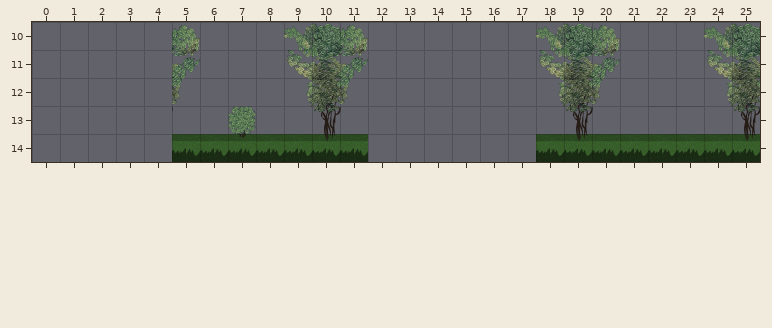
Two versions of a level (Tiled map, game/7.tmx). This is how it looked before the edit.
Cells are 128x128 px. Shown: x 0..25, y 10..14. The old version is drawn lined up with the new one.
The result:
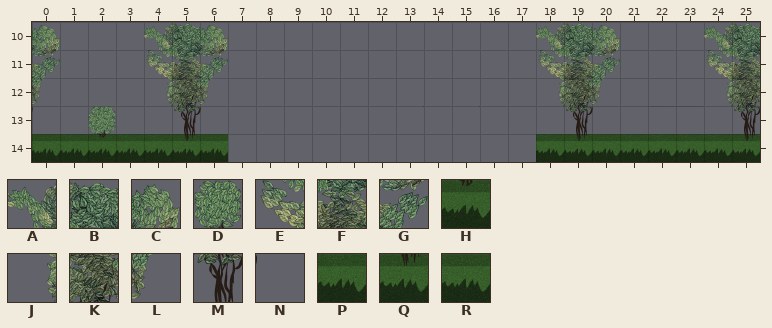
Key: from "default": A 1, B 2, C 3, D 7, E 10, F 11, G 12, H 16, J 19, K 20, L 21, M 29, N 30, P 37, Q 38, R 39.
_ is an empty cell.
The edit:
map size 21x8 -> 26x16 cells (old content now starts at 5,8; both pictures use the new coordinates)
Layer "Tile Layer 1":
There is now tile A in row 10 at x 4.
The edit turns tile C into tile B in row 10 at x 5.
There is now tile C in row 10 at x 0 and 6.
There is now tile D in row 13 at x 2.
There is now tile E in row 11 at x 4.
The edit turns tile G into tile F in row 11 at x 5.
There is now tile G in row 11 at x 0 and 6.
There is now tile H in row 14 at x 2.
There is now tile J in row 12 at x 4.
The edit turns tile L into tile K in row 12 at x 5.
There is now tile L in row 12 at x 0 and 6.
The edit turns tile N into tile M in row 13 at x 5.
There is now tile P in row 14 at x 1 and 3 to 4.
The edit turns tile R into tile Q in row 14 at x 5.
There is now tile R in row 14 at x 0.
Tile A is removed in row 10 at x 9.
Tile B is removed in row 10 at x 10.
Tile C is removed in row 10 at x 11.
Tile D is removed in row 13 at x 7.
Tile E is removed in row 11 at x 9.
Tile F is removed in row 11 at x 10.
Tile G is removed in row 11 at x 11.
Tile H is removed in row 14 at x 7.
Tile J is removed in row 12 at x 9.
Tile K is removed in row 12 at x 10.
Tile L is removed in row 12 at x 11.
Tile M is removed in row 13 at x 10.
Tile P is removed in row 14 at x 8 to 9.
Tile Q is removed in row 14 at x 10.
Tile R is removed in row 14 at x 11.
